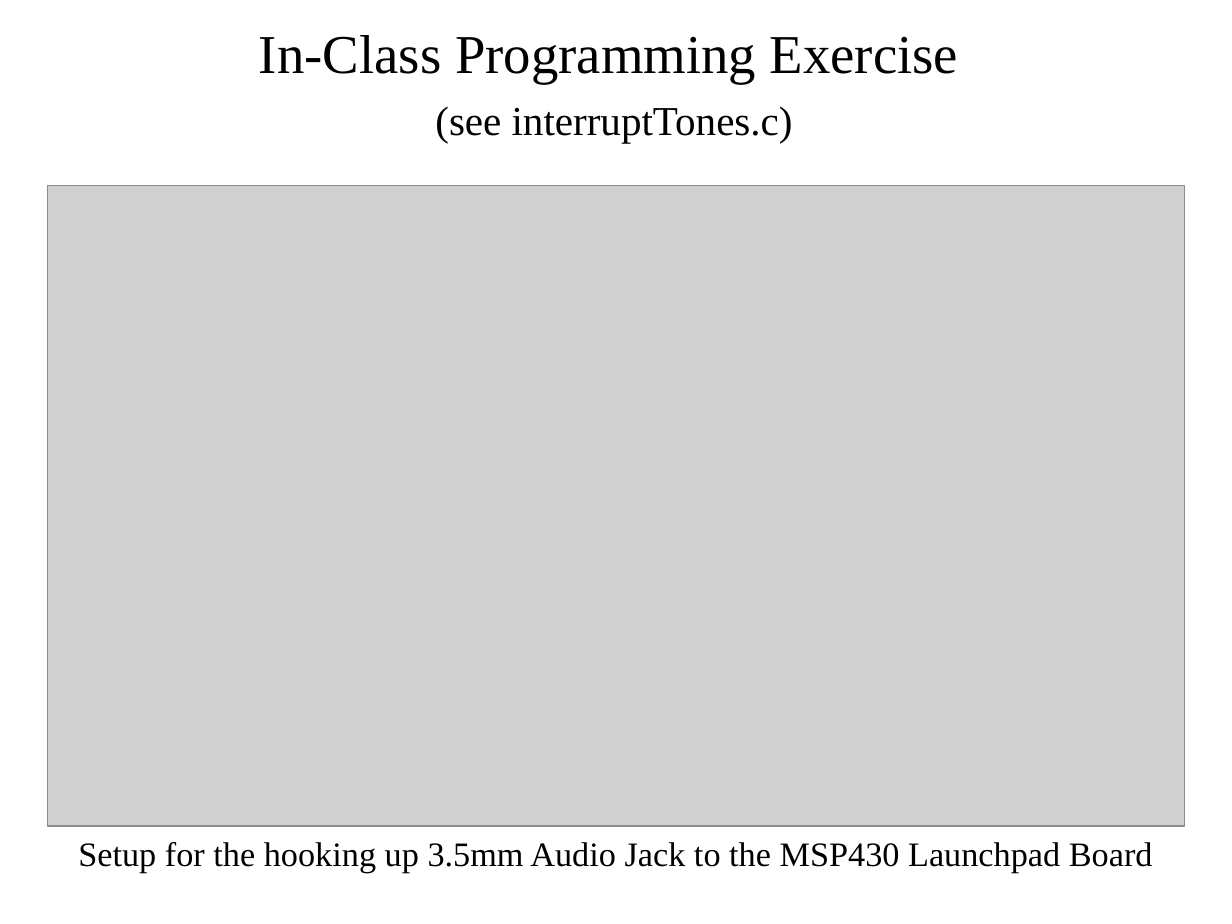
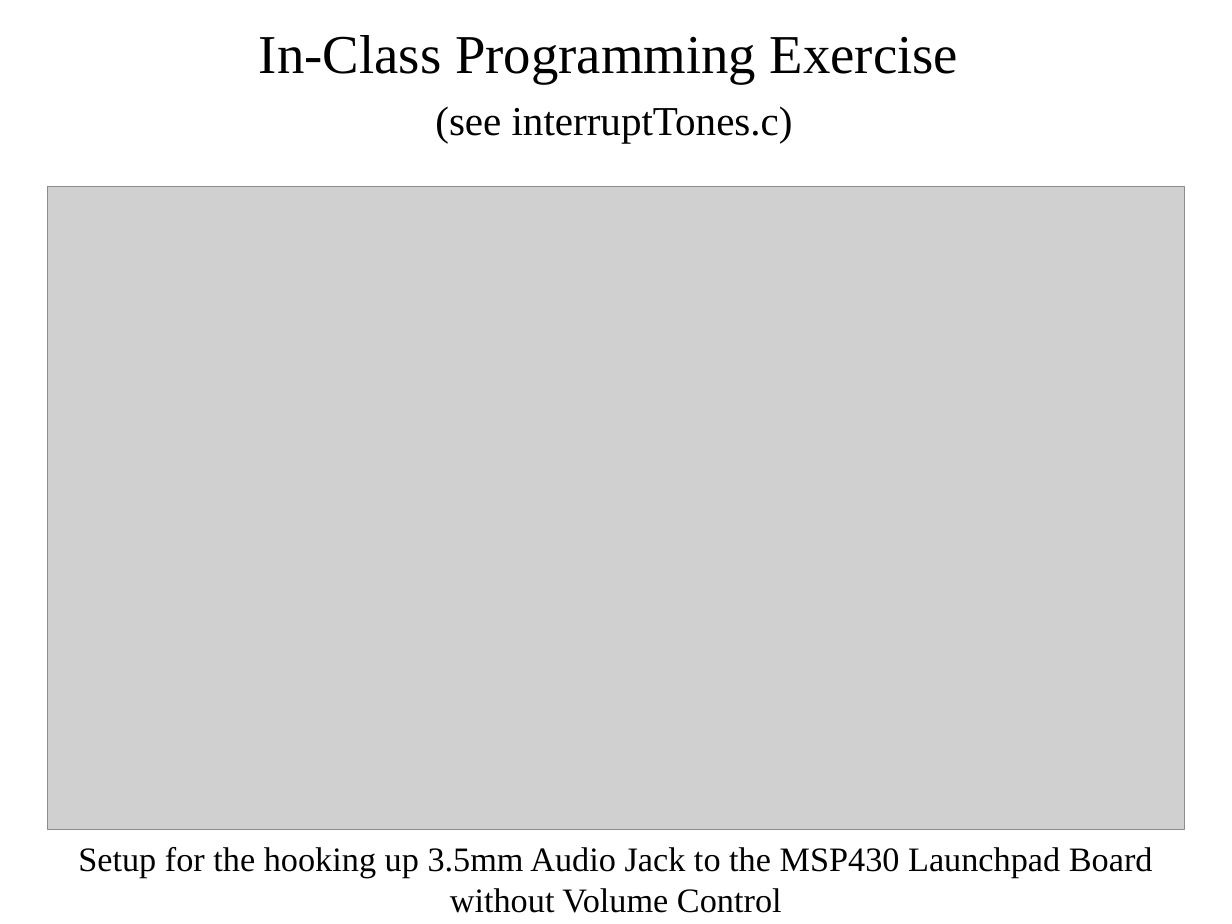
Before and after one commit to pw4rn3r/ECE382, a slide deck: slide 8 of notes/L27/Lsn27.pptx. Drawn at 1232x924 pixels with LibreOffice and Linux fonts; fonts in the diff are those of the drawing; grey boxes stand for pictures. Boxes give left, top, right and bottom in pixels: in the first picture for what was removed or moved away, otherwise in the second. Text is boxed around its words. In the diff, an @@ line names an element or a change of style, - is before the commit and + after.

```diff
--- a/notes/L27/Lsn27.pptx
+++ b/notes/L27/Lsn27.pptx
@@ text at bbox=[78, 847, 1153, 878]: less space between paragraphs @@
@@ text at bbox=[450, 888, 782, 913]: paragraph added @@
+without Volume Control
```
Also in this commit, not shown: 3 slides added, 2 other files.
